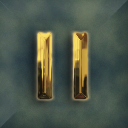
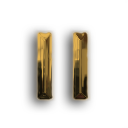
Layer changes from the first 128 x 128 image to the second:
hid "Bevel - Buttons (Fat Shapes), Stretched Plastic (modified)" over box(0, 0, 128, 128)
hid "Layer 3" over box(0, 0, 128, 128)
hid "Layer 2" over box(0, 0, 128, 128)
hid "Layer 1" over box(0, 0, 128, 128)
